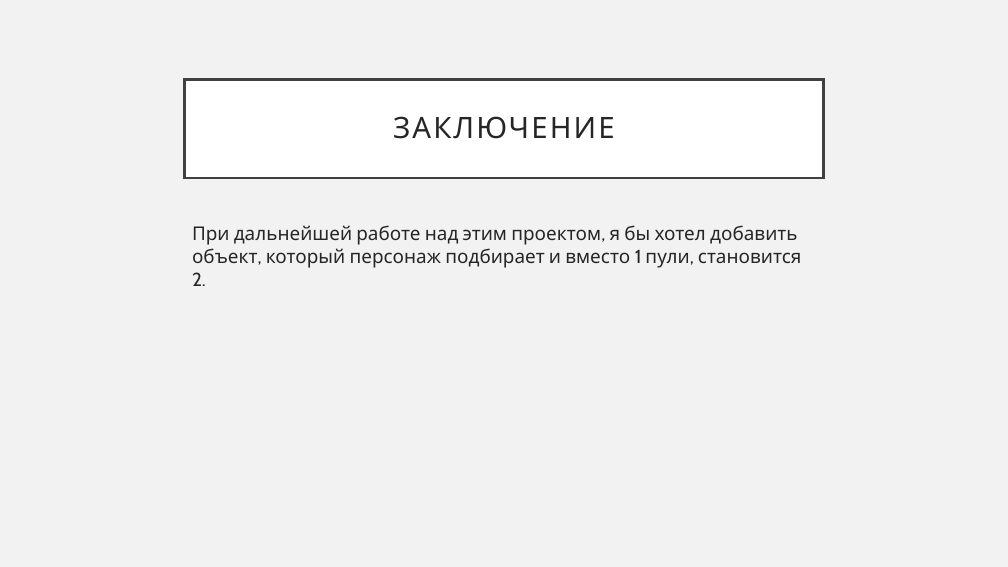
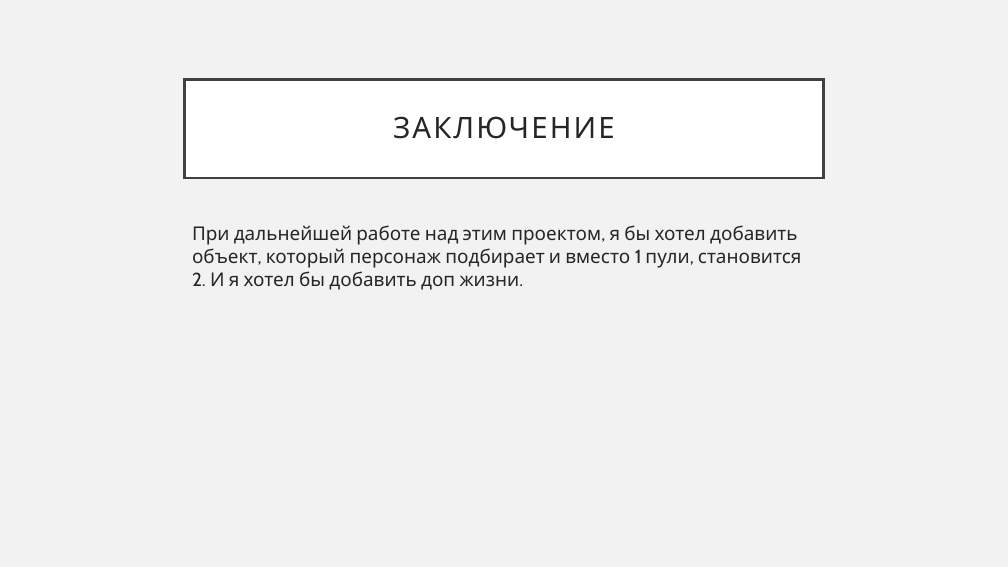
Before and after one commit to Maur1ck/Space-War, a slide deck: slide 5 of SpaceWar.pptx. Drawn at 1008x567 pixels with LibreOffice and Linux fonts; fonts in the diff are those of the drawing. Boxes give left, top, right and bottom in pixels: in the first picture for what was removed or moved away, otherwise in the second. Text is boxed around its words. In the diff, an @@ line names an element or a change of style, - is before the commit and + after.

```diff
--- a/SpaceWar.pptx
+++ b/SpaceWar.pptx
@@ text at [192, 225, 802, 290]: text changed @@
-При дальнейшей работе над этим проектом, я бы хотел добавить объект, который персонаж подбирает и вместо 1 пули, становится 2.
+При дальнейшей работе над этим проектом, я бы хотел добавить объект, который персонаж подбирает и вместо 1 пули, становится 2. И я хотел бы добавить доп жизни.
```
Also in this commit, not shown: 2 other files.
